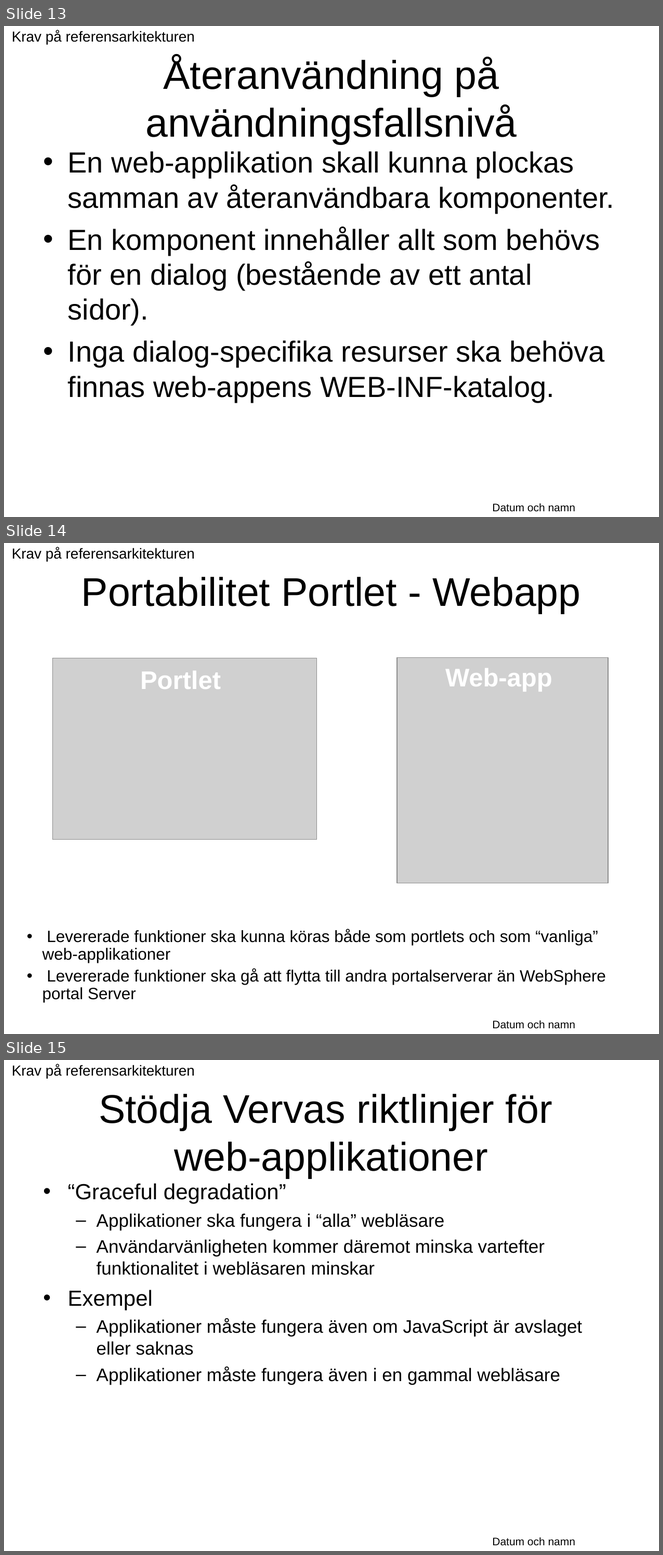
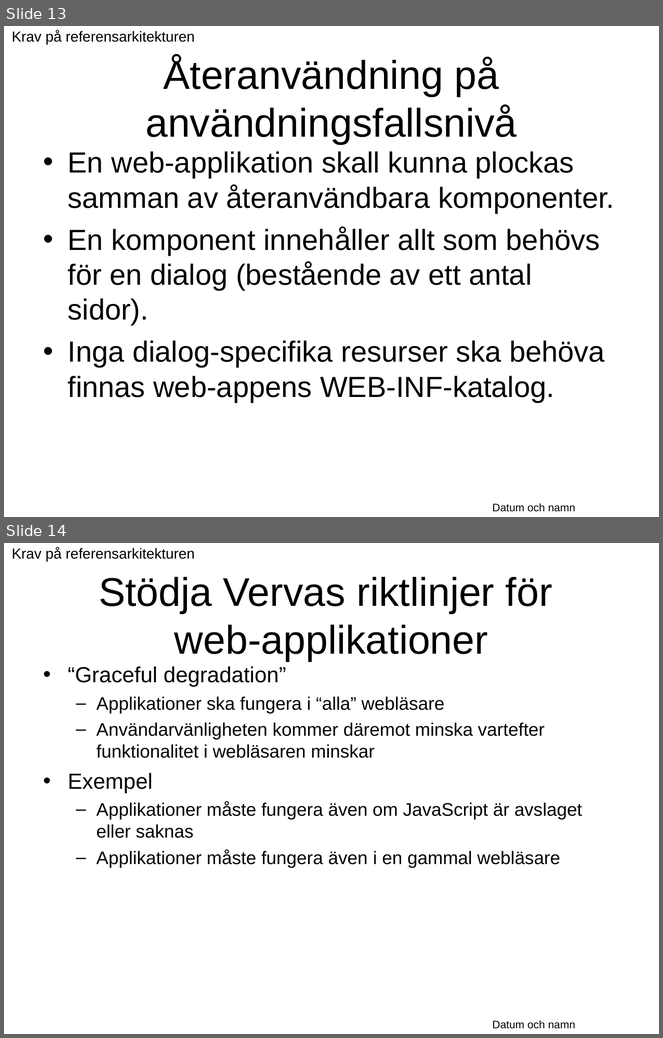
Before and after one commit to Vastra-Gotalandsregionen/oppna-program-hsatools, a slide deck: reference-architecture/Introduktion/Referensarkitektur_oversikt.ppt. Shown one above the other, each under a label of ours: slides 13, 14 and 15 before the commit, slides 13 and 14 after it. The pictures are 663x1555 and 663x1038 pixels, drawn with LibreOffice and Linux fonts; fonts in the diff are those of the drawing; grey boxes stand for pictures; background and template pictures are left out. Boxes give left, top, right and bottom in pixels: in the first picture for what was removed or moved away, otherwise in the second. Text is boxed around its words. In the diff, an @@ line names an element or a change of style, - is before the commit and + after.

```diff
--- a/reference-architecture/Introduktion/Referensarkitektur_oversikt.ppt
+++ b/reference-architecture/Introduktion/Referensarkitektur_oversikt.ppt
@@ slide 14 removed at bbox=[4, 543, 659, 1034], background #FFFFFF; not listed: 1 template element that a slide beside it also shows @@
@@ text removed at bbox=[12, 547, 195, 561] @@
-Krav på referensarkitekturen
@@ title removed at bbox=[81, 577, 581, 614] @@
-Portabilitet Portlet - Webapp
@@ picture removed at bbox=[52, 658, 317, 840] @@
@@ picture removed at bbox=[397, 657, 608, 883] @@
@@ text removed at bbox=[140, 671, 221, 689] @@
-Portlet
@@ text removed at bbox=[445, 668, 553, 692] @@
-Web-app
@@ text removed at bbox=[42, 929, 606, 1003] @@
-• Levererade funktioner ska kunna köras både som portlets och som “vanliga” web-applikationer
-• Levererade funktioner ska gå att flytta till andra portalserverar än WebSphere portal Server
@@ what was slide 15 is now slide 14 @@
```
Also in this commit, not shown: 5 slides changed, 2 slides added, 1 other slide removed, 2 other files.
